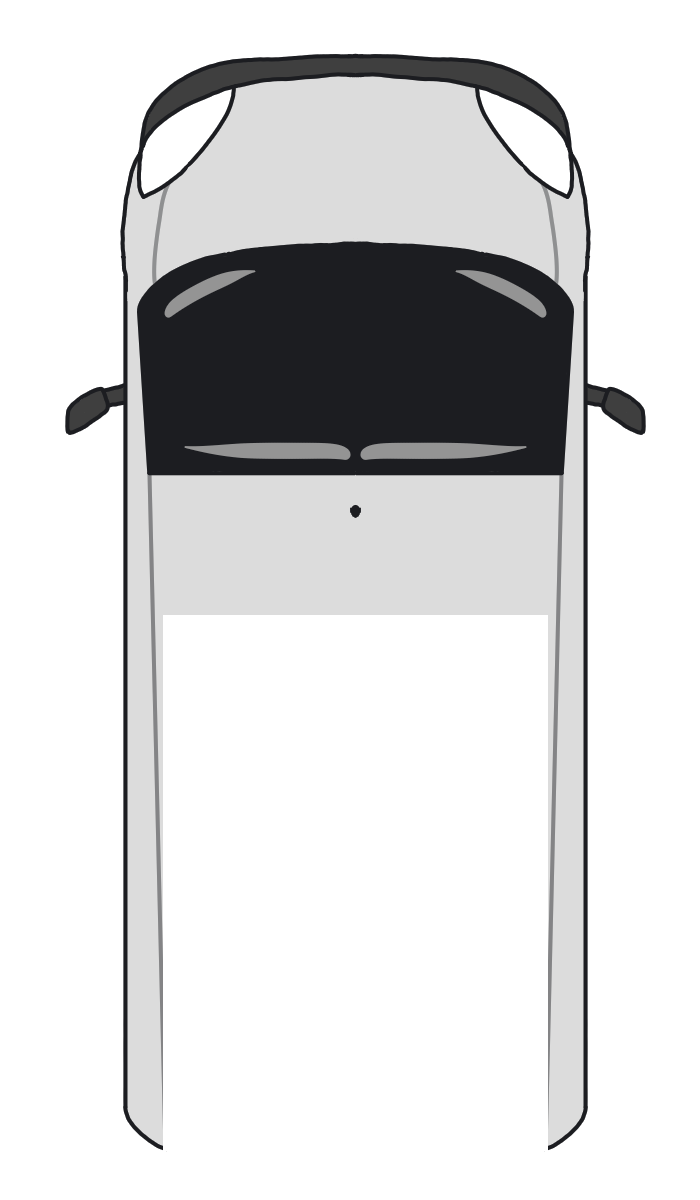
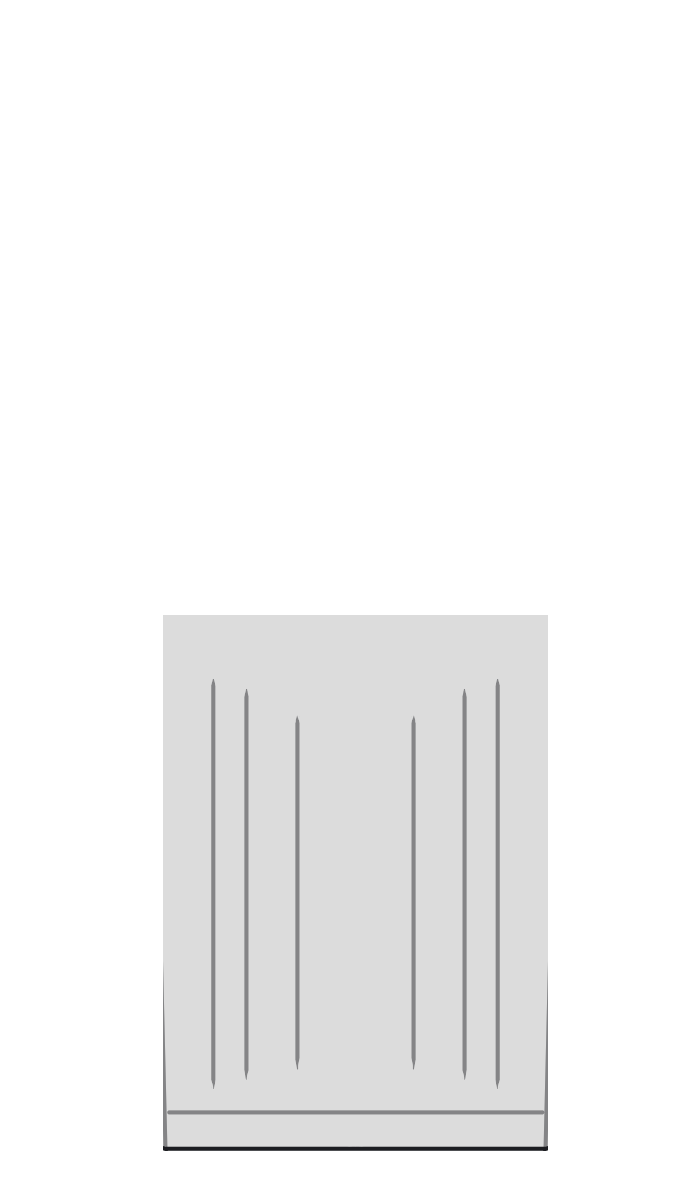
Layered file, before and after one edit (700 x 1200). Changes by layer:
hid "VanRoof2" over box(128, 448, 576, 640)
showed "VanRoof" over box(128, 576, 576, 1152)
hid "MainVan" over box(65, 53, 646, 1152)
